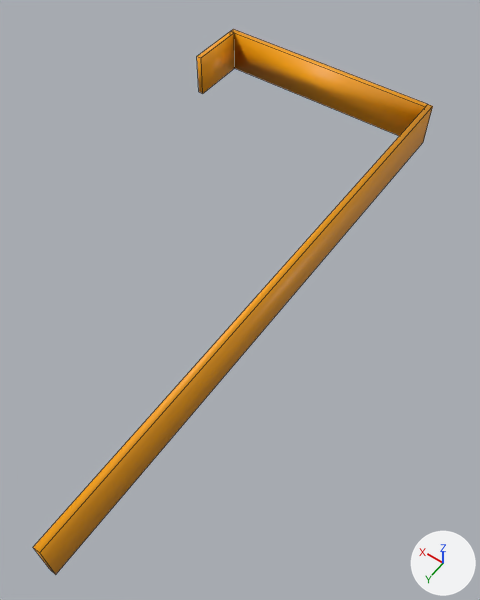
The FBX model PinballProjekt/PinballProjekt/Content/Rampe.fbx: old version first, new version second.
Camera for both pictures: a camera (50 mm lens) standing at (-0.525, 0.529, 0.755) and looking at (-0.146, -0.001, -0.078). Arrows for +X, +Y and +Z are at lower right; the lights stay in place. Mesh edges are drawn as thin lines. Where no turn or scale is listed for an object, it has been applied to the vertices. Vertices at the same position are counted once.

The first picture shows 'Rampe'.
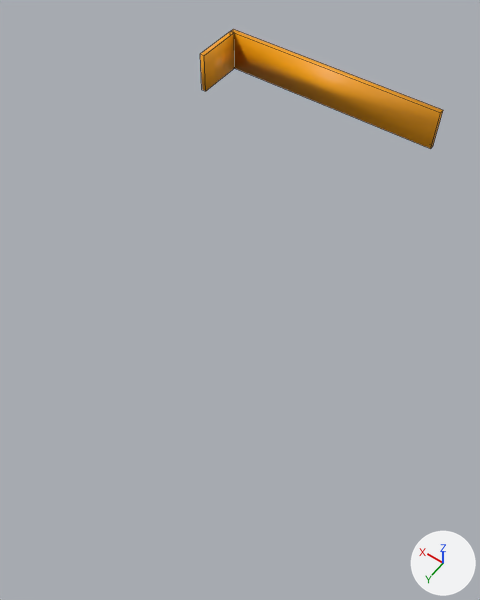
Commit message: Neues Modell für Rampe eingefügt.

Where the newer file only moved an object's origin or applied its transform, the numbers keep the older frame.

The edits, one by one:
me_mesh has 20 vertices, 18 faces and spans x -0.22..0.22, y -0.48..0.48, z -0.04..0.04.
me_mesh is used by ob_rampe; location (0.0, -0.01, -0.01).
Verts and faces of me_mesh; kept vertices keep their numbers, new ones are numbered from 20.
Before the commit, vertices of me_mesh: 0 (0.22, -0.36, -0.04) at pixel (198, 91), 1 (0.22, -0.36, 0.04) at pixel (196, 56), 2 (0.21, -0.36, -0.04) at pixel (202, 93), 3 (0.21, -0.36, 0.04) at pixel (201, 57), 6 (0.22, -0.47, -0.04).
Before the commit, vertices of me_mesh: 7 (0.22, -0.47, 0.04) at pixel (230, 31), 8 (-0.21, -0.47, -0.04), 9 (-0.21, -0.47, 0.04) at pixel (425, 106), 10 (-0.21, -0.48, -0.04), 11 (-0.21, -0.48, 0.04) at pixel (427, 104).
Before the commit, vertices of me_mesh: 12 (0.22, -0.48, -0.04), 13 (0.22, -0.48, 0.04) at pixel (233, 29), 14 (-0.21, 0.48, -0.04) at pixel (49, 569), 15 (-0.21, 0.48, 0.04) at pixel (32, 547), 16 (-0.22, 0.48, -0.04) at pixel (55, 574).
Before the commit, vertices of me_mesh: 17 (-0.22, 0.48, 0.04) at pixel (39, 552), 18 (-0.22, -0.48, -0.04) at pixel (423, 142), 19 (-0.22, -0.48, 0.04) at pixel (432, 106).
Part 1, on me_mesh:
Vertices deleted: 10, 11, 14 to 19 (with the faces that use them).
Vertices 0 to 3 move by (0.0, -0.01, 0.0).
Vertex 8 moves to (-0.24, -0.47, -0.04), pixel (430, 148).
Vertex 9 moves to (-0.24, -0.47, 0.04), pixel (440, 112).
New vertex 20 is at (-0.24, -0.48, -0.04), pixel (433, 145).
New vertex 21 is at (-0.24, -0.48, 0.04), pixel (443, 110).
New faces: (12, 13, 21, 20), (8, 20, 21, 9), (7, 9, 21, 13), (6, 12, 20, 8).

Boxes [x1, y1, x2, y2] around the edits, measured in the pictures (480 x 600 px):
'Rampe', reshaped (39% narrower, 78% shorter)
    before: [33, 29, 433, 574]
    after: [200, 29, 443, 149]
